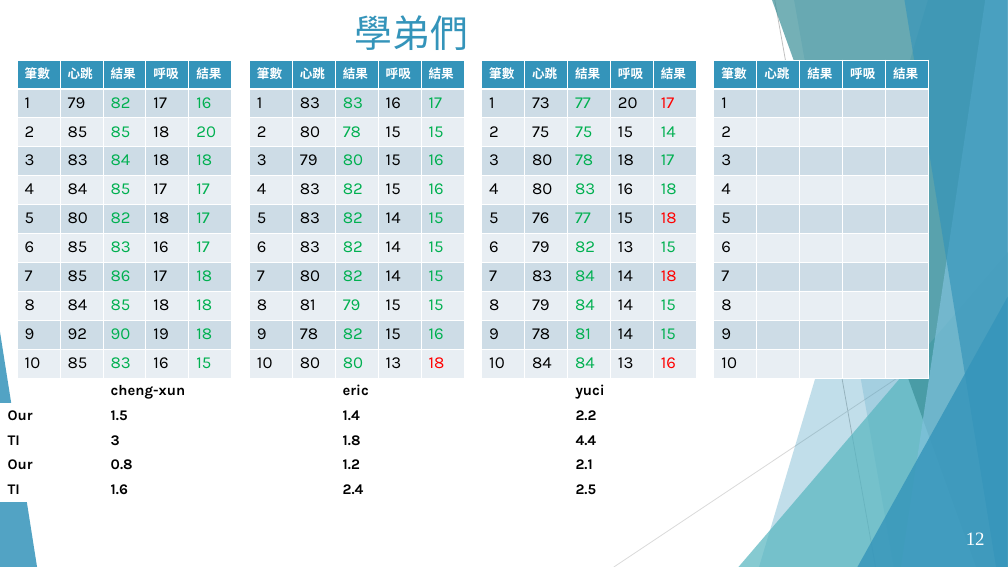
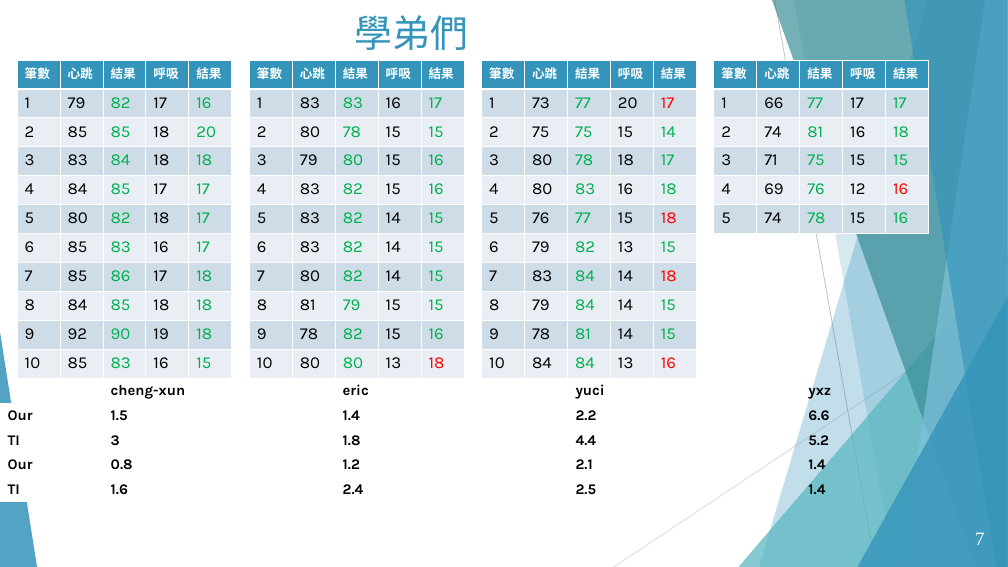
Before and after one commit to ananzeng/mmwave_vsd, a slide deck: slide 7 of 資料庫分析.pptx (slide 12 before the commit). Drawn at 1008x567 pixels with LibreOffice and Linux fonts; fonts in the diff are those of the drawing; background and template pictures are left out. Boxes give left, top, right and bottom in pixels: in the first picture for what was removed or moved away, otherwise in the second. Text is boxed around its words. In the diff, an @@ line names an element or a change of style, - is before the commit and + after.

```diff
--- a/資料庫分析.pptx
+++ b/資料庫分析.pptx
@@ table at <box>714,60,929,234</box> @@
-row 2: 1 |  |  |  | 
-row 3: 2 |  |  |  | 
-row 4: 3 |  |  |  | 
-row 5: 4 |  |  |  | 
-row 6: 5 |  |  |  | 
-row 7: 6 |  |  |  | 
-row 8: 7 |  |  |  | 
-row 9: 8 |  |  |  | 
-row 10: 9 |  |  |  | 
-row 11: 10 |  |  |  | 
+row 2: 1 | 66 | 77 | 17 | 17
+row 3: 2 | 74 | 81 | 16 | 18
+row 4: 3 | 71 | 75 | 15 | 15
+row 5: 4 | 69 | 76 | 12 | 16
+row 6: 5 | 74 | 78 | 15 | 16
@@ table at <box>0,378,929,504</box> @@
-row 1, column 5: 
+row 1, column 5: yxz
-row 2, column 5: 
+row 2, column 5: 6.6
-row 3, column 5: 
+row 3, column 5: 5.2
-row 4, column 5: 
+row 4, column 5: 1.4
-row 5, column 5: 
+row 5, column 5: 1.4
@@ page number at <box>975,532,984,545</box>: text changed @@
-12
+7
@@ page number at <box>980,533,984,541</box>: text changed @@
-12
+7
```
Also in this commit, not shown: 6 other slides changed, 3 slides added, 8 slides removed, 2 other files.
